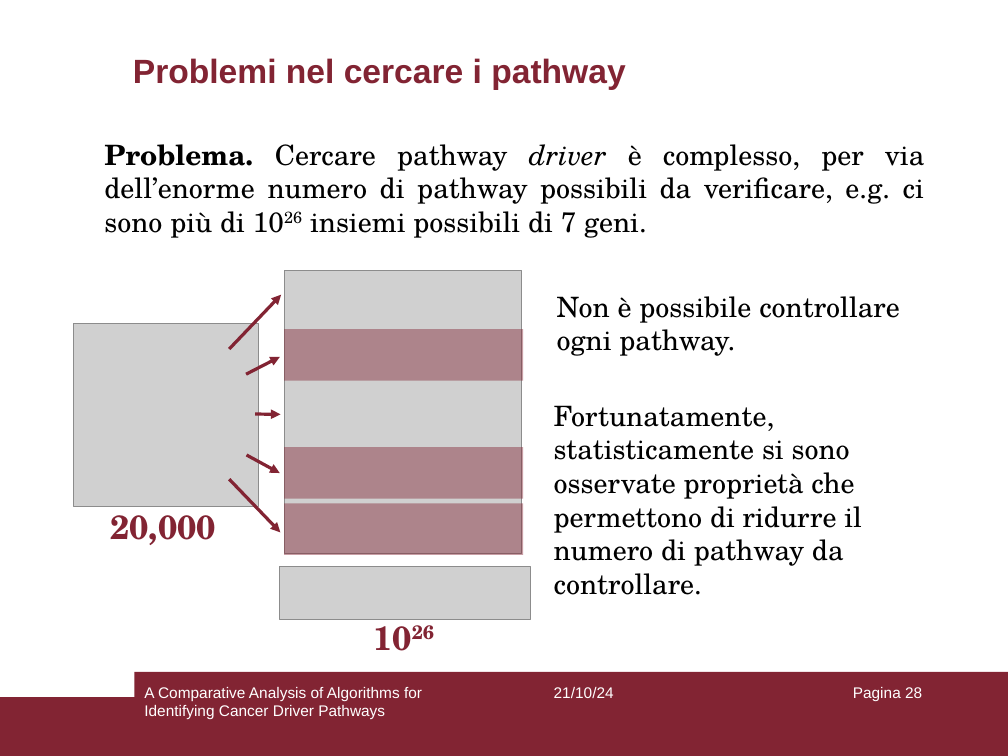
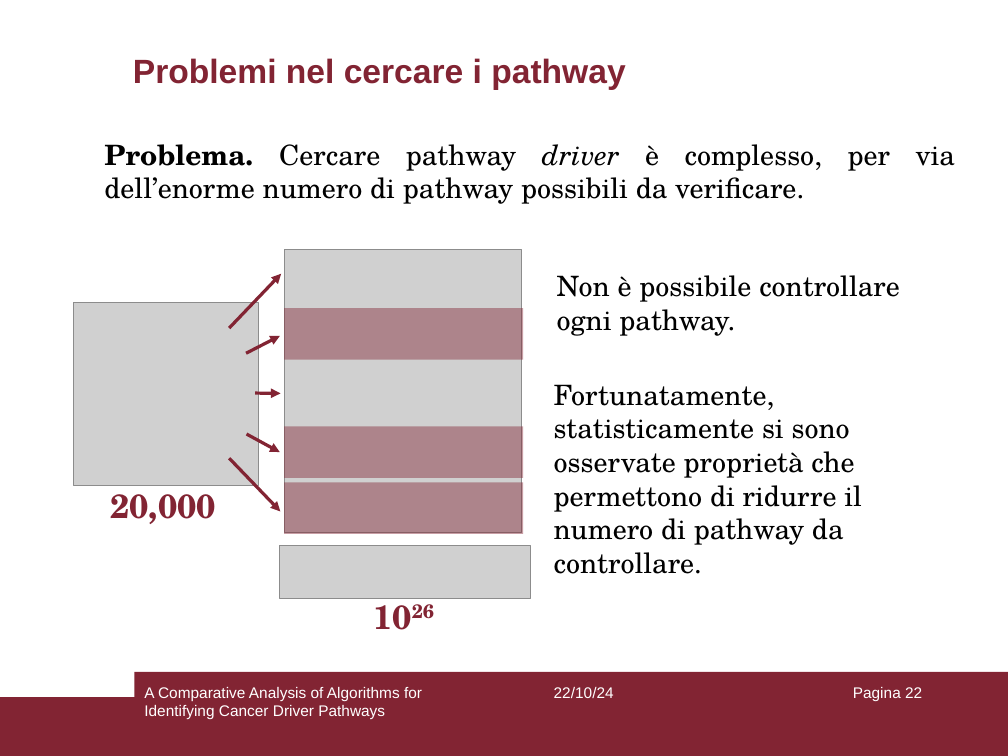
Before and after one commit to aflaag/bsc-thesis, a slide deck: slide 22 of presentation/slides.odp (slide 28 before the commit). Drawn at 1008x756 pixels with LibreOffice and Linux fonts; fonts in the diff are those of the drawing; grey boxes stand for pictures. Boxes give left, top, right and bottom in pixels: in the first picture for what was removed or moved away, otherwise in the second. Text is boxed around its words. In the diff, an @@ line names an element or a change of style, - is before the commit and + after.

```diff
--- a/presentation/slides.odp
+++ b/presentation/slides.odp
@@ text at (104, 144, 955, 204): text changed @@
-Problema. Cercare pathway driver è complesso, per via dell’enorme numero di pathway possibili da verificare, e.g. ci sono più di 1026 insiemi possibili di 7 geni.
+Problema. Cercare pathway driver è complesso, per via dell’enorme numero di pathway possibili da verificare.
@@ 5 arrows, 3 pictures, 3 titles, 3 rectangles, 2 texts: place and size @@
-5 arrows, 3 pictures, 3 titles, 3 rectangles, 2 texts at (74, 270, 900, 667)
+5 arrows, 3 pictures, 3 titles, 3 rectangles, 2 texts at (74, 249, 900, 646)
@@ text at (554, 687, 614, 698): text changed @@
-21/10/24
+22/10/24
@@ page number at (853, 687, 922, 701): text changed @@
-Pagina 28
+Pagina 22
```
Also in this commit, not shown: 64 other slides changed, 1 slide added, 11 slides removed, 9 other files.
